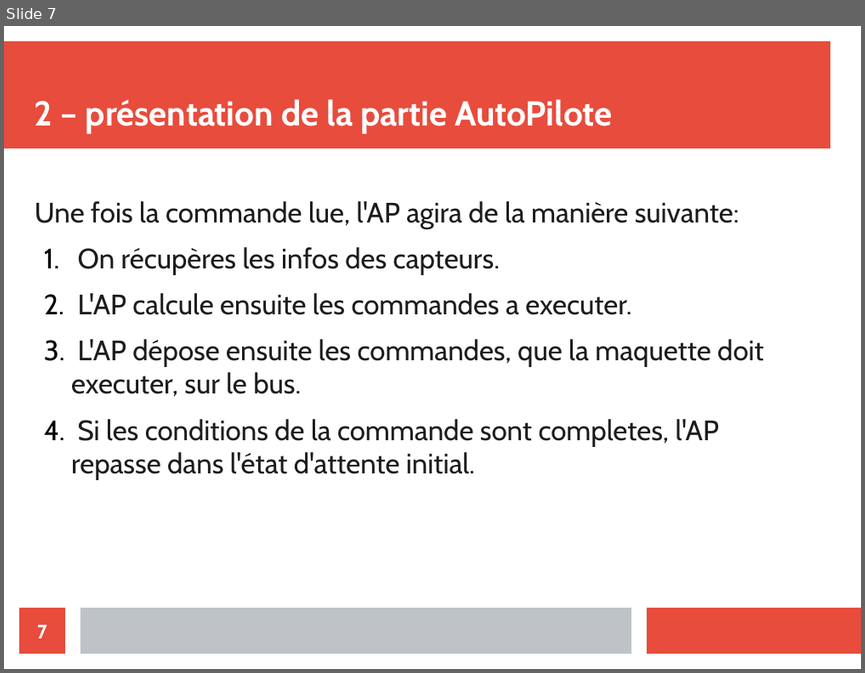
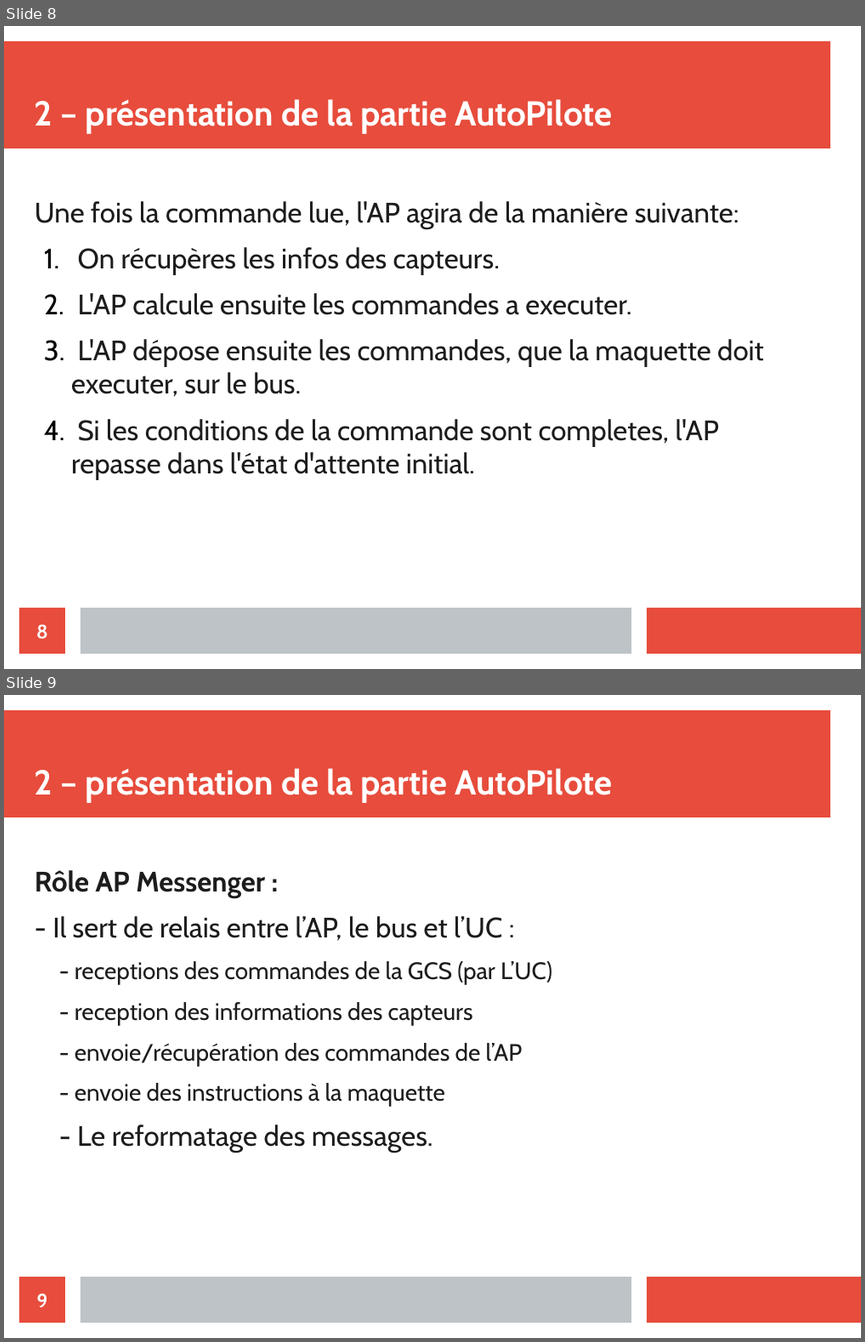
Before and after one commit to athmanmekh/AuttoPIlote-X-OPEN-PILOT, a slide deck: presentation/diapoPresentation.odp. Shown one above the other, each under a label of ours: slide 7 before the commit, slides 8 and 9 after it. The pictures are 865x673 and 865x1342 pixels, drawn with LibreOffice and Linux fonts; fonts in the diff are those of the drawing. Boxes give left, top, right and bottom in pixels: in the first picture for what was removed or moved away, otherwise in the second. Text is boxed around its words. In the diff, an @@ line names an element or a change of style, - is before the commit and + after.

```diff
--- a/presentation/diapoPresentation.odp
+++ b/presentation/diapoPresentation.odp
@@ slide 9 added at bbox=[4, 695, 861, 1338], background #FFFFFF; not listed: 3 template elements that a slide beside it also shows @@
@@ title added at bbox=[35, 768, 613, 803], 32 pt, text #FFFFFF, bold @@
+2 – présentation de la partie AutoPilote
@@ text added at bbox=[35, 870, 552, 1152], 22 pt, text #1C1C1C @@
+Rôle AP Messenger :
+- Il sert de relais entre l’AP, le bus et l’UC :
+  - receptions des commandes de la GCS (par L’UC)
+  - reception des informations des capteurs
+  - envoie/récupération des commandes de l’AP
+  - envoie des instructions à la maquette
+- Le reformatage des messages.
@@ page number added at bbox=[19, 1276, 65, 1322], fill #E74C3C, 18 pt, text #FFFFFF, bold @@
+9
@@ what was slide 7 is now slide 8 @@
@@ page number at bbox=[36, 624, 48, 639]: text changed @@
-7
+8
```
Also in this commit, not shown: 4 slides changed, 4 other slides added, 3 other files.
